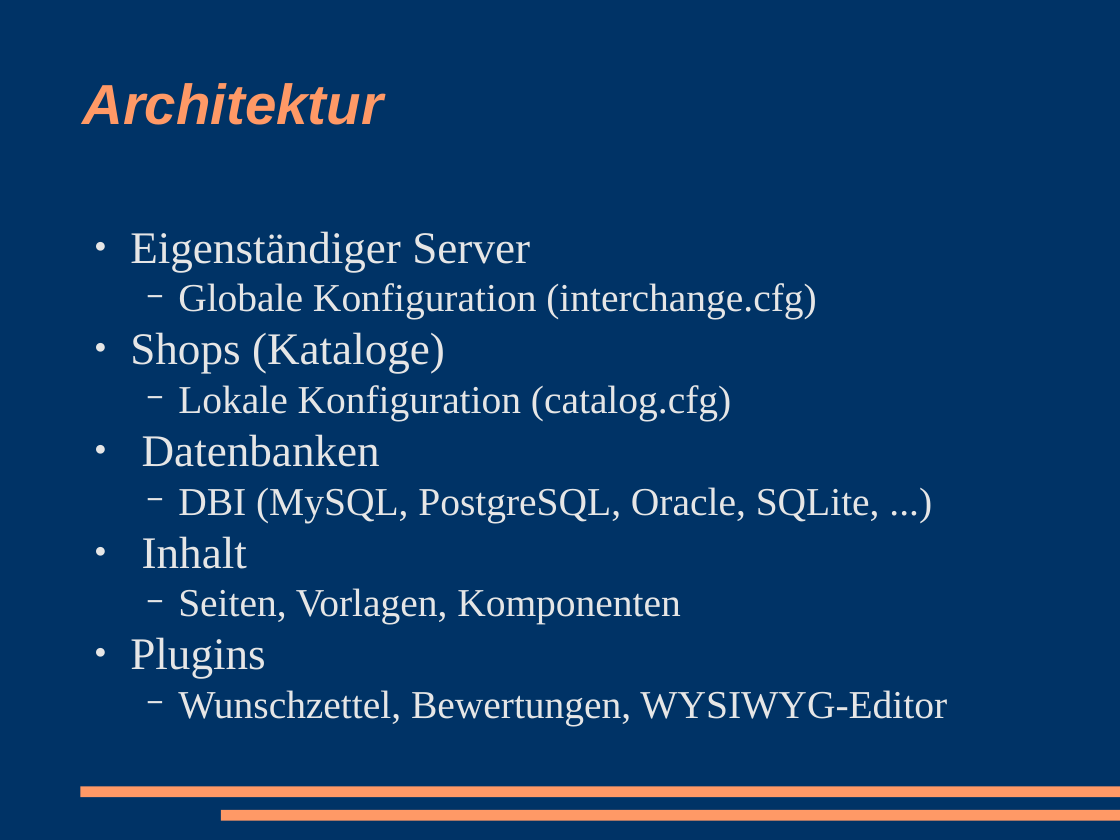
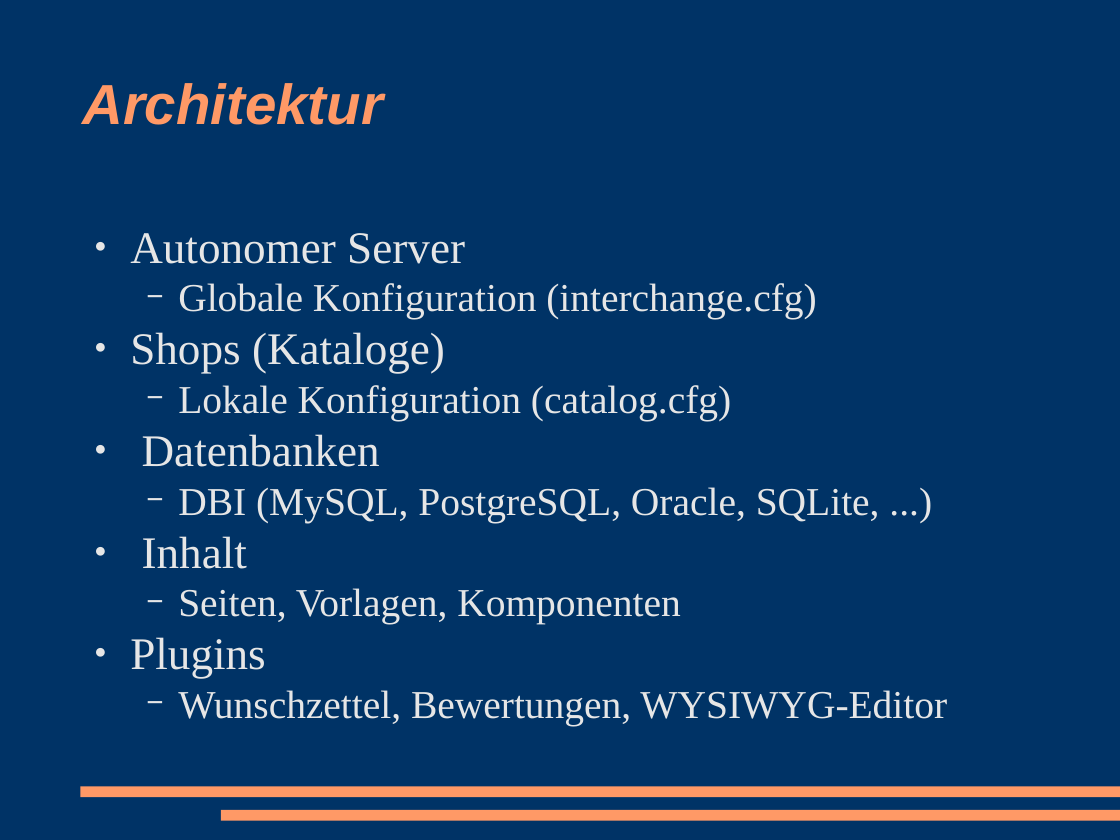
Before and after one commit to racke/Presentations, a slide deck: slide 10 of cebit2009/interchange.odp (slide 11 before the commit). Drawn at 1120x840 pixels with LibreOffice and Linux fonts; fonts in the diff are those of the drawing. Boxes give left, top, right and bottom in pixels: in the first picture for what was removed or moved away, otherwise in the second. Text is boxed around its words. In the diff, an @@ line names an element or a change of style, - is before the commit and + after.

```diff
--- a/cebit2009/interchange.odp
+++ b/cebit2009/interchange.odp
@@ text at (130,233,465,264): text changed @@
-● Eigenständiger Server
+● Autonomer Server
```
Also in this commit, not shown: 16 other slides changed, 2 slides added, 1 slide removed, 1 other file.
